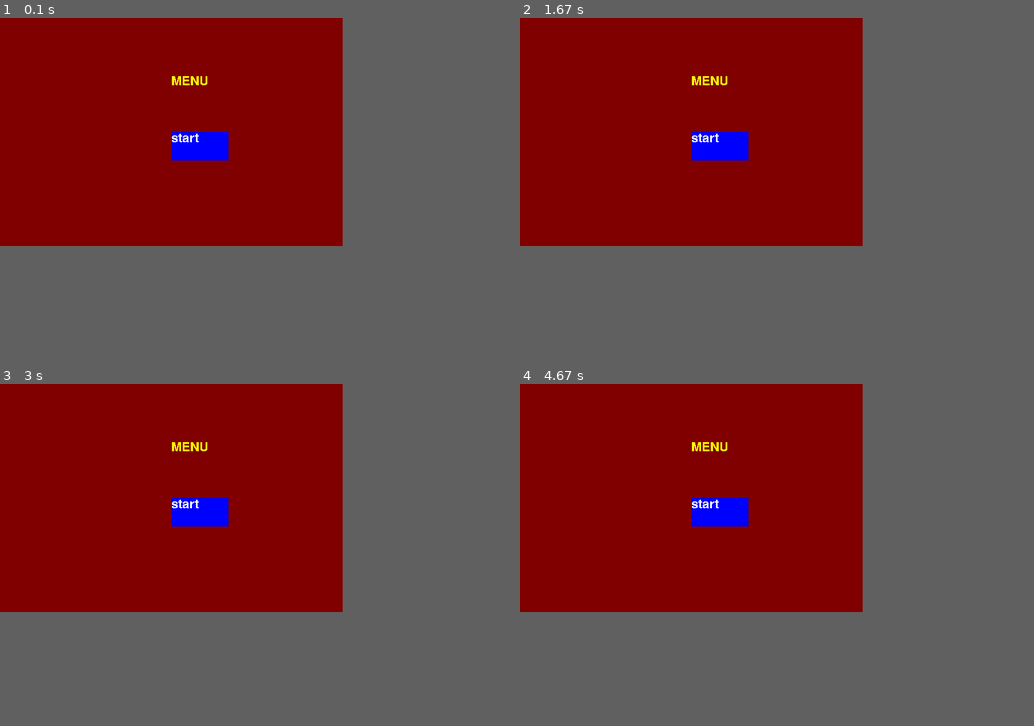
Above: before the commit, frames 1-4 (two rows, left to right).
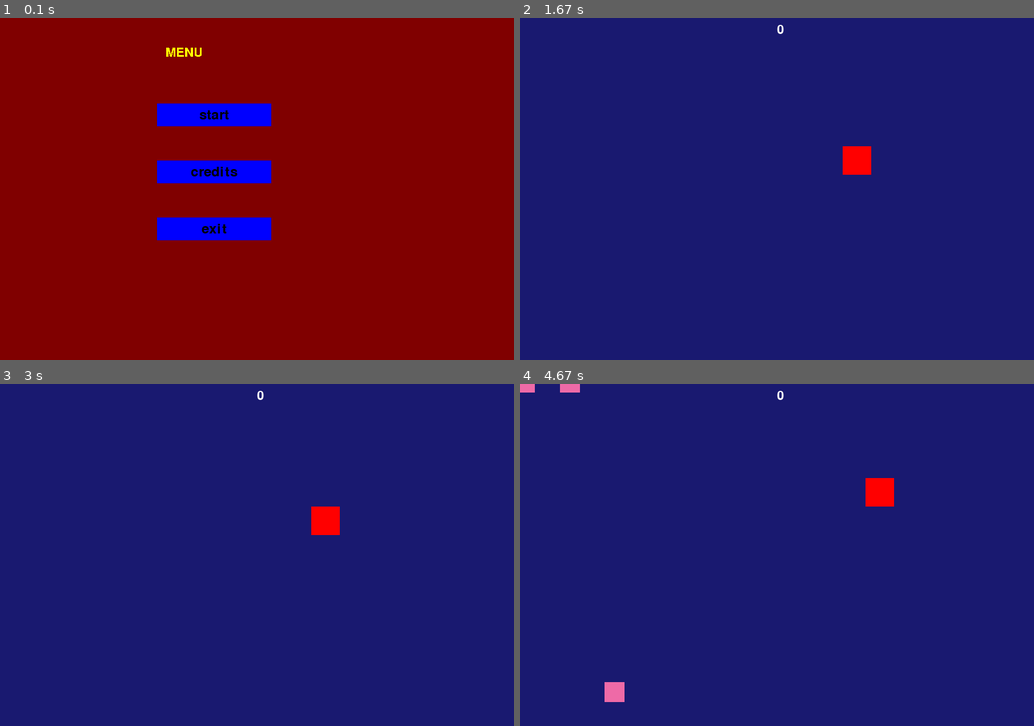
Above: after the commit, the same moments.

Repository: ricardobr3no/space-shooter-pygame
Game: pygame game, started from src/main.py
Same seed, same stepped clock (60 frames per second), same inputs: the game is played once before the commit and once after it.
Inputs (mouse positions are in pixels of both pictures, inside the frame that each line leads up to):
- Up to frame 1 (0.1 s): no input
- Up to frame 2 (1.67 s): press the mouse at (735, 113) at 0.37 s; move the mouse to (777, 110) at 0.47 s; release the mouse at (823, 106) at 0.6 s; press the mouse at (735, 113) at 0.7 s; move the mouse to (782, 165) at 0.8 s; release the mouse at (828, 212) at 0.93 s; hold Right 1-1.47 s; hold Up from 1.5 s (still down)
- Up to frame 3 (3 s): release Up at 1.8 s; hold Right 1.83-2.3 s; hold Left 2.33-2.87 s; hold Down from 2.9 s (still down)
- Up to frame 4 (4.67 s): release Down at 3.2 s; hold Left 3.23-3.63 s; hold Up 3.67-4.03 s; hold Right from 4.07 s (still down)
In our replay, the window is 600x400 before the commit and 900x600 after it. These sizes can differ from the game's own. Grey fills any space a smaller window leaves; there, only what the larger window draws over its background counts as a difference.

The runs differ from the first frame. In frame 1, 5.6% of the frame differs, in the area x 30-53%, y 8-65%; in frame 2, 45%; in frame 3, 44%; in frame 4, 45%, in the area x 0-73%, y 0-93%.

Commit message:
add menu screen

Diff:
--- a/src/main.py
+++ b/src/main.py
@@ -6,7 +6,6 @@
 
 # ui
 from ui.buttons import Button
-
 from settings import SCREEN_SIZE, GAME_TITLE
 from random import choice, randint
 
@@ -26,7 +25,7 @@
 player_group = pygame.sprite.Group()
 bullets_group = pygame.sprite.Group()
 enemy_group = pygame.sprite.Group()
-hud_group = pygame.sprite.Group()
+button_group = pygame.sprite.Group()
 
 # entities
 player = Player()
@@ -37,8 +36,8 @@
     global spawn_timer
     spawn_timer += dt
     if spawn_timer >= spawn_rate:
-        spawn_range_x = choice([randint(-20, -10), randint(610, 620)])
-        spawn_range_y = randint(-20, 620)
+        spawn_range_x = choice((-30, SCREEN_SIZE[0] + 30))
+        spawn_range_y = choice((-20, SCREEN_SIZE[1] + 30))
 
         new_enemy = Enemy(spawn_range_x, spawn_range_y, player)
         enemy_group.add(new_enemy)
@@ -95,13 +94,13 @@
             spawn_timer = 0
 
         # redraw
-        tela.fill("black")
+        tela.fill("midnightblue")
 
         player_group.draw(tela)
         bullets_group.draw(tela)
         enemy_group.draw(tela)
 
-        tela.blit(score_label, (300, 10))
+        tela.blit(score_label, (SCREEN_SIZE[0] // 2, 10))
         pygame.display.flip()
     pygame.quit()
 
@@ -112,39 +111,60 @@
     background_color = (128, 0, 0)
 
     texto_menu = font.render("MENU", False, "yellow")
-    button1 = pygame.Rect(300, 200, 100, 50)
-    button2 = Button(300, 400, "credits", "white", "black", (50, 20))
-    hud_group.add(button2)
+    screen_width = SCREEN_SIZE[0] / 2
+    button_width, button_heigth = 200, 40
+    button_x = screen_width // 2 + button_width // 4
+    button_color = "blue"
 
-    def draw_button(button, text_content: str, callback=None):
-
-        if callback == None:
-            callback = lambda: print("sem funcao")
-        surface = pygame.draw.rect(tela, "blue", button1)
-        texto = font.render("start", False, "white")
-        tela.blit(texto, (surface.x, surface.y))
-        callback()
+    # buttons
+    button1 = Button(
+        button_x,
+        150,
+        button_width,
+        button_heigth,
+        button_color,
+        "start",
+        lambda: main(),
+    )
+    button2 = Button(
+        button_x,
+        250,
+        button_width,
+        button_heigth,
+        button_color,
+        "credits",
+        lambda: print("credits"),
+    )
+    button3 = Button(
+        button_x,
+        350,
+        button_width,
+        button_heigth,
+        button_color,
+        "exit",
+        lambda: pygame.quit(),
+    )
+    button_group.add(button1, button2, button3)
 
     while running:
         clock.tick(60)
         for event in pygame.event.get():
             if event.type == pygame.QUIT:
                 running = False
-            if event.type == pygame.MOUSEBUTTONUP:
+            if event.type == pygame.MOUSEBUTTONDOWN:
+                # verifica qual botao foi pressionado e em seguida aciona sua respectiva funcao
                 mouse_pos = pygame.mouse.get_pos()
-                if button1.collidepoint(mouse_pos):
-                    print("apertou")
+                for button in button_group.sprites():
+                    if button.is_clicked(mouse_pos):
+                        button.function()
 
         # logic
-        hud_group.update()
+        button_group.update()
 
+        # redraw
         tela.fill(background_color)
-        tela.blit(texto_menu, (300, 100))
-        hud_group.draw(tela)
-        draw_button(
-            button=button1,
-            text_content="start",
-        )
+        tela.blit(texto_menu, (screen_width // 2 + texto_menu.get_size()[0], 50))
+        button_group.draw(tela)
 
         # tela.blit(button1, (300, 200))
         pygame.display.flip()
--- a/src/screens/main.py
+++ /dev/null
@@ -1,94 +0,0 @@
-import pygame
-from pygame.time import Clock
-from random import randint, choice
-
-# entities
-from sprites.player import Player
-from sprites.enemy import Enemy
-
-# groups
-all_sprites_group = pygame.sprite.Group()
-player_group = pygame.sprite.Group()
-bullets_group = pygame.sprite.Group()
-enemy_group = pygame.sprite.Group()
-
-# entities
-player = Player()
-player_group.add(player)
-
-
-def spawn_enemys(spawn_rate: float, dt: float):
-    global spawn_timer
-    spawn_timer += dt
-    if spawn_timer >= spawn_rate:
-        spawn_range_x = choice([randint(-20, -10), randint(610, 620)])
-        spawn_range_y = randint(-20, 620)
-
-        new_enemy = Enemy(spawn_range_x, spawn_range_y, player)
-        enemy_group.add(new_enemy)
-        spawn_timer = 0
-
-
-# janela do jogo
-def main(tela):
-    global spawn_timer
-    running = True
-    score = 0
-    clock = Clock()
-    font = pygame.font.SysFont(name="comic sans", size=32)
-
-    score_label = font.render(f"{score}", True, "white")
-
-    while running:
-        dt = clock.tick(60) / 1_000
-
-        spawn_enemys(1.3, dt)
-
-        for event in pygame.event.get():
-            if event.type == pygame.QUIT:
-                running = False
-            if event.type == pygame.MOUSEBUTTONDOWN and event.button == 1:
-                bullets_group.add(player.shoot_bullet())
-
-        # update
-        player_group.update(dt)
-        bullets_group.update(dt)
-        enemy_group.update(dt)
-
-        acertou = pygame.sprite.groupcollide(
-            bullets_group,
-            enemy_group,
-            dokilla=True,
-            dokillb=True,
-        )
-        game_over = pygame.sprite.groupcollide(
-            player_group,
-            enemy_group,
-            dokilla=False,
-            dokillb=False,
-        )
-
-        if acertou:
-            # verfica se projetil colidiu com inimigo
-            score += 1
-            score_label = font.render(f"{score}", True, "white")
-
-        if game_over:
-            # verficar game_over. Se inimigo colidir com player
-            bullets_group.empty()
-            enemy_group.empty()
-            player.restart()
-            score = 0
-            score_label = font.render(f"{score}", True, "white")
-            spawn_timer = 0
-
-        # redraw
-        tela.fill("black")
-
-        player_group.draw(tela)
-        bullets_group.draw(tela)
-        enemy_group.draw(tela)
-
-        tela.blit(score_label, (300, 10))
-        pygame.display.flip()
-    pygame.quit()
--- a/src/screens/menu.py
+++ /dev/null
@@ -1,54 +0,0 @@
-import pygame
-from pygame.time import Clock
-from ui.button import Button
-
-
-hud_group = pygame.sprite.Group()
-
-
-# janela de menu
-def menu(tela):
-    clock = Clock()
-    running = True
-    background_color = (128, 0, 0)
-    font = pygame.font.SysFont("comic sans", 34)
-
-    texto_menu = font.render("MENU", False, "yellow")
-    button1 = pygame.Rect(300, 200, 100, 50)
-    button2 = Button(300, 400, "credits", "white", "black", (50, 20))
-    hud_group.add(button2)
-
-    def draw_button(button, text_content: str, callback=None):
-        if callback == None:
-            callback = lambda: print("sem funcao")
-
-        surface = pygame.draw.rect(tela, "blue", button1)
-        texto = font.render("start", False, "white")
-        tela.blit(texto, (surface.x, surface.y))
-        callback()
-
-    while running:
-        clock.tick(60)
-        for event in pygame.event.get():
-            if event.type == pygame.QUIT:
-                running = False
-            if event.type == pygame.MOUSEBUTTONUP:
-                mouse_pos = pygame.mouse.get_pos()
-                if button1.collidepoint(mouse_pos):
-                    print("apertou")
-
-        # logic
-        hud_group.update()
-
-        tela.fill(background_color)
-        tela.blit(texto_menu, (300, 100))
-        hud_group.draw(tela)
-        draw_button(
-            button=button1,
-            text_content="start",
-        )
-
-        # tela.blit(button1, (300, 200))
-        pygame.display.flip()
-
-    pygame.quit()
--- a/src/settings.py
+++ b/src/settings.py
@@ -1,2 +1,2 @@
-SCREEN_SIZE = (600, 400)
+SCREEN_SIZE = (600 * 1.5, 400 * 1.5)
 GAME_TITLE = "space shooter - pygame"
--- a/src/sprites/enemy.py
+++ b/src/sprites/enemy.py
@@ -7,7 +7,7 @@
         super().__init__()
         self.size = 35
         self.image = pygame.Surface((self.size, self.size))
-        self.image.fill("pink")  # Cor vermelha
+        self.image.fill("hotpink2")  # Cor vermelha
         self.rect = self.image.get_rect()
         self.rect.x = x
         self.rect.y = y
--- a/src/sprites/player.py
+++ b/src/sprites/player.py
@@ -8,9 +8,7 @@
 class Player(pygame.sprite.Sprite):
     size = 50
 
-    def __init__(
-        self, x: int = width // 2 - size // 2, y: int = height // 2 - size // 2
-    ):
+    def __init__(self):
         super().__init__()
         self.restart()
 
--- a/src/ui/buttons.py
+++ b/src/ui/buttons.py
@@ -10,37 +10,24 @@
 
 
 class Button(pygame.sprite.Sprite):
-    def __init__(
-        self,
-        positionX: int,
-        positionY: int,
-        text: str,
-        color: tuple | list | str,
-        bg: tuple | list | str,
-        size: tuple,
-        callback=None,
-    ) -> None:
-        super().__init__(),
-        self.text = font.render(text, False, color, bg)
-        self.image = pygame.Surface(size)
-        self.image.fill("gray")
+    def __init__(self, x, y, width, height, color, text, function):
+        super().__init__()
+        self.image = pygame.Surface([width, height])
+        self.image.fill(color)
+
+        font = pygame.font.SysFont("comic sans", 36)
+        self.text_surface = font.render(text, True, (0, 0, 0))
+        self.text_rect = self.text_surface.get_rect(center=(width // 2, height // 2))
+        self.image.blit(self.text_surface, self.text_rect)
+
         self.rect = self.image.get_rect()
-        self.rect.x, self.rect.y = positionX, positionY
-        self.color = color
-        self.bg = bg
+        self.rect.x = x
+        self.rect.y = y
 
-        if callback == None:
-            callback = lambda: print("no function")
-        self.callback = callback
+        self.function = function
 
-    def checkMouseClick(self) -> bool:
-        mouse_pos = pygame.mouse.get_pos()
-        if self.rect.collidepoint(mouse_pos):
-            return True
+    def update(self):
+        pass
 
-        return False
-
-    def update(self, dt=None):
-        if self.checkMouseClick():
-            self.color, self.bg = self.bg, self.color
-            self.callback()
+    def is_clicked(self, mouse_pos) -> bool:
+        return self.rect.collidepoint(mouse_pos)
